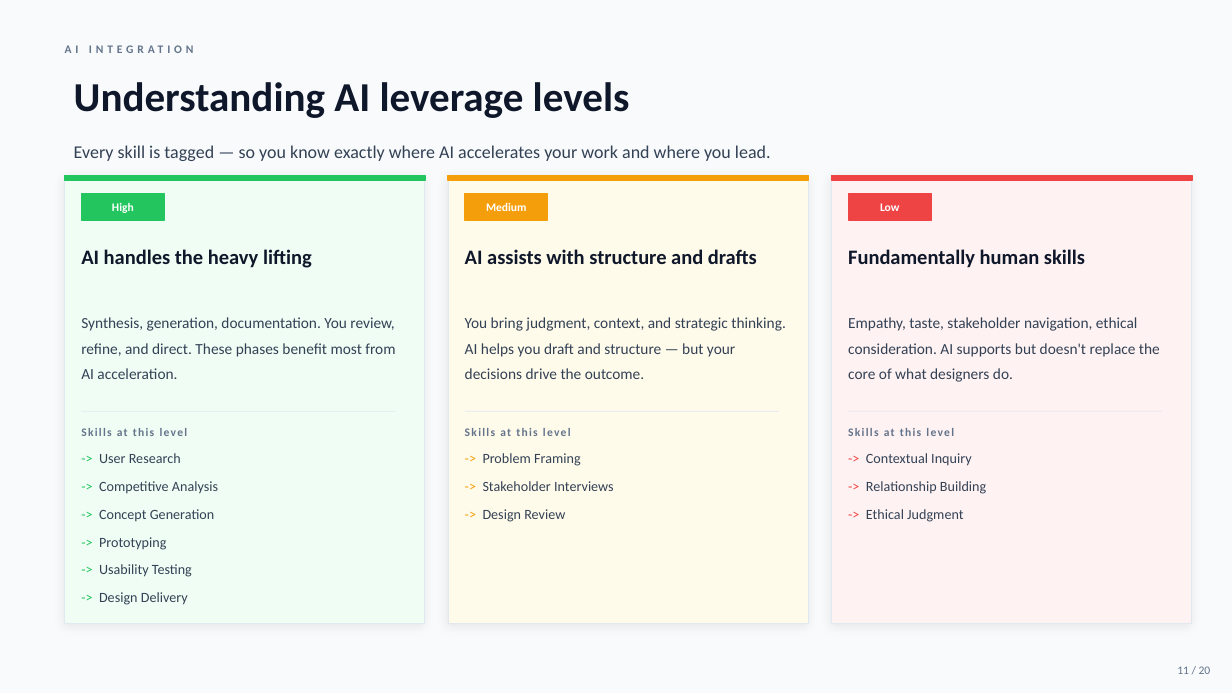
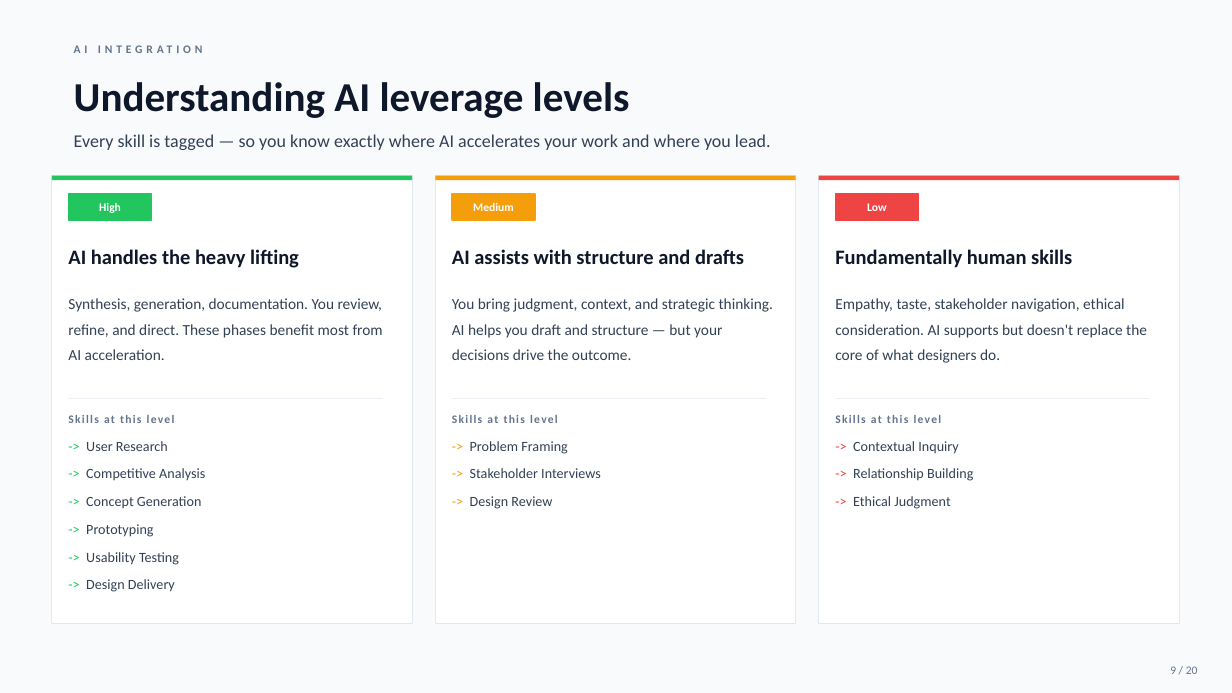
Before and after one commit to quinrobinson/agentic-product-design-framework, a slide deck: slide 9 of artifacts/onboarding-deck.pptx (slide 11 before the commit). Drawn at 1232x693 pixels with LibreOffice and Linux fonts; fonts in the diff are those of the drawing. Boxes give left, top, right and bottom in pixels: in the first picture for what was removed or moved away, otherwise in the second. Text is boxed around its words. In the diff, an @@ line names an element or a change of style, - is before the commit and + after.

```diff
--- a/artifacts/onboarding-deck.pptx
+++ b/artifacts/onboarding-deck.pptx
@@ text "Every skill is tagged — ...": place and size @@
-text "Every skill is tagged — ..." at (74, 145, 771, 161)
+text "Every skill is tagged — ..." at (74, 134, 771, 150)
@@ rectangle at (52, 176, 412, 624): fill #F0FDF4 to #FFFFFF; shadow off @@
@@ rectangle at (52, 176, 412, 180): outline #22C55E 1 pt to none @@
@@ 8 rectangles, 6 texts: place and size @@
-8 rectangles, 6 texts at (65, 176, 1192, 624)
+8 rectangles, 6 texts at (52, 176, 1179, 624)
@@ rectangle at (435, 176, 796, 624): fill #FFFBEB to #FFFFFF; shadow off @@
@@ rectangle at (435, 176, 796, 180): outline #F59E0B 1 pt to none @@
@@ rectangle at (819, 176, 1179, 624): fill #FEF2F2 to #FFFFFF; shadow off @@
@@ rectangle at (819, 176, 1179, 180): outline #EF4444 1 pt to none @@
@@ 3 texts, 1 rectangle: place and size @@
-3 texts, 1 rectangle at (848, 194, 1160, 382)
+3 texts, 1 rectangle at (835, 194, 1147, 363)
@@ vertical alignment middle to top in 3 elements at (68, 298, 383, 360), (452, 298, 774, 360), (835, 298, 1147, 363) @@
@@ 9 texts, 2 lines: place and size @@
-9 texts, 2 lines at (81, 411, 788, 605)
+9 texts, 2 lines at (68, 398, 775, 592)
@@ 3 texts, 1 line: place and size @@
-3 texts, 1 line at (848, 249, 1163, 522)
+3 texts, 1 line at (836, 249, 1150, 509)
@@ text "-> User Research": place and size @@
-text "-> User Research" at (99, 453, 181, 463)
+text "-> User Research" at (86, 441, 168, 451)
@@ text "-> Problem Framing": place and size @@
-text "-> Problem Framing" at (483, 453, 581, 466)
+text "-> Problem Framing" at (470, 441, 568, 454)
@@ text "-> Contextual Inquiry": place and size @@
-text "-> Contextual Inquiry" at (866, 453, 971, 466)
+text "-> Contextual Inquiry" at (853, 441, 958, 454)
@@ text at (1170, 666, 1198, 674): text changed @@
-11 / 20
+9 / 20
```
Also in this commit, not shown: 19 other slides changed.
